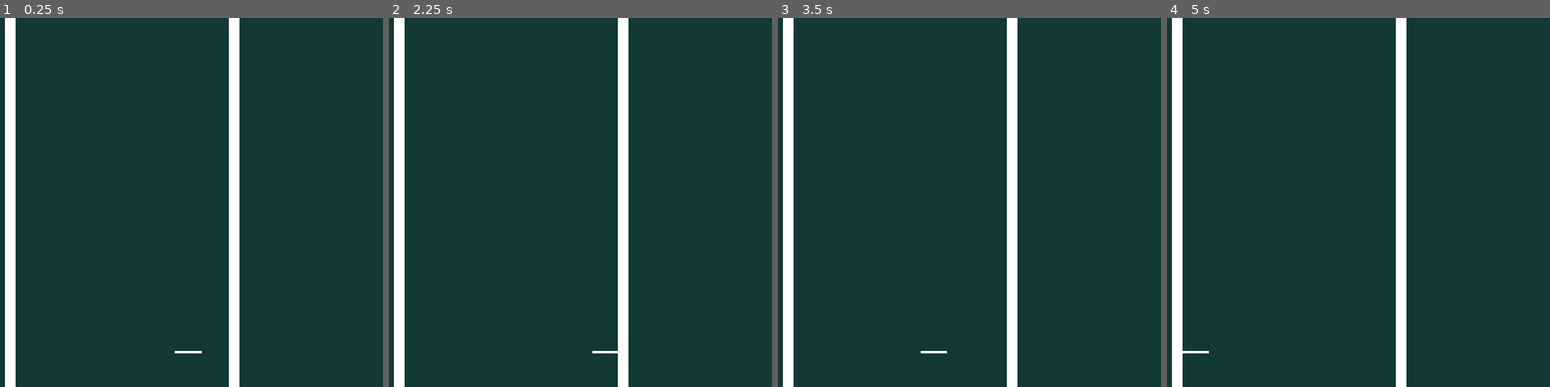
Above: before the commit, frames 1-4 (left to right).
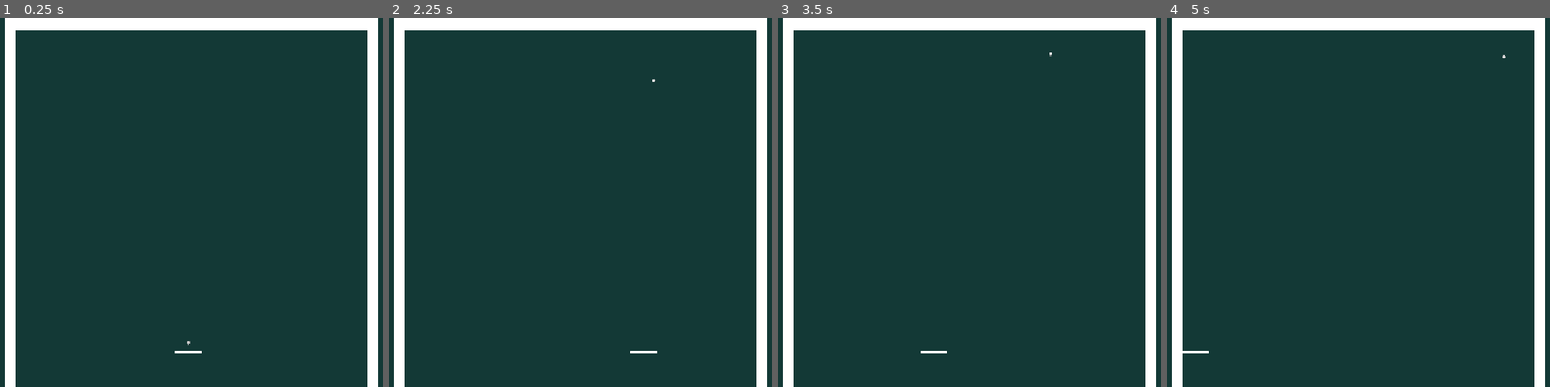
Above: after the commit, the same moments.

Repository: TGlide/breaking
Game: Godot game, scene res://level.tscn
Two runs of this game, one before a commit and one after it. Both use one fixed random seed, a clock stepped at 60 frames per second and the inputs below.
Inputs (mouse positions are in pixels of both pictures, inside the frame that each line leads up to):
- Up to frame 1 (0.25 s): no input
- Up to frame 2 (2.25 s): tap Enter at 0.5, 2 s; move the mouse to (722, 184) at 0.52 s; click (722, 184) at 0.67 s; tap Space at 1.25 s; move the mouse to (446, 220) at 1.27 s; click (446, 220) at 1.42 s; move the mouse to (641, 121) at 2.02 s; click (641, 121) at 2.17 s
- Up to frame 3 (3.5 s): tap Space at 2.75 s; move the mouse to (935, 276) at 2.77 s; click (935, 276) at 2.92 s
- Up to frame 4 (5 s): tap Enter at 3.5 s; move the mouse to (outside the picture) at 3.52 s; click (outside the picture) at 3.67 s; tap Space at 4.25 s; move the mouse to (outside the picture) at 4.27 s; click (outside the picture) at 4.42 s

The runs differ from the first frame. In frame 1, 8.5% of the frame differs, in the area x 4-99%, y 0-100%; in frame 2, 8.5%; in frame 3, 8.5%; in frame 4, 8.5%.

Commit message:
ball with boring bounce

Diff:
--- /dev/null
+++ b/actors/ball.gd
@@ -0,0 +1,9 @@
+extends CharacterBody2D
+class_name Ball
+
+
+func _physics_process(delta: float) -> void:
+	var collision = move_and_collide(velocity * delta)
+	if collision:
+		velocity = velocity.bounce(collision.get_normal())
+	pass
--- /dev/null
+++ b/actors/ball.tscn
@@ -0,0 +1,28 @@
+[gd_scene load_steps=4 format=3 uid="uid://df4fg1swbwr84"]
+
+[ext_resource type="Script" uid="uid://cpp8yvlhswhfk" path="res://actors/ball.gd" id="1_grhaf"]
+[ext_resource type="Texture2D" uid="uid://dhjcta1bvlw20" path="res://assets/ball-grey.png" id="1_xkoe8"]
+
+[sub_resource type="CircleShape2D" id="CircleShape2D_xkoe8"]
+radius = 3.01
+
+[node name="Ball" type="CharacterBody2D"]
+script = ExtResource("1_grhaf")
+
+[node name="TextureRect" type="TextureRect" parent="."]
+anchors_preset = 8
+anchor_left = 0.5
+anchor_top = 0.5
+anchor_right = 0.5
+anchor_bottom = 0.5
+offset_left = -3.0
+offset_top = -3.0
+offset_right = 3.0
+offset_bottom = 3.0
+grow_horizontal = 2
+grow_vertical = 2
+texture = ExtResource("1_xkoe8")
+expand_mode = 1
+
+[node name="CollisionShape2D" type="CollisionShape2D" parent="."]
+shape = SubResource("CircleShape2D_xkoe8")
--- a/actors/paddle.gd
+++ b/actors/paddle.gd
@@ -12,11 +12,13 @@
 	_calculate_boundaries()
 
 func _calculate_boundaries() -> void:
-	var walls = get_tree().get_nodes_in_group("walls")
+	var walls: Array[Node] = get_tree().get_nodes_in_group("walls") as Array[Node]
 
 	if walls.size() >= 2:
 		var wall_positions = []
-		for wall in walls:
+		for w in walls:
+			var wall = w as StaticBody2D
+			if (wall.rotation != 0): continue
 			var wall_collision = wall.get_node("CollisionShape2D")
 			var wall_shape = wall_collision.shape as RectangleShape2D
 			var wall_half_width = wall_shape.size.x / 2
--- /dev/null
+++ b/level.gd
@@ -0,0 +1,20 @@
+extends Node
+class_name Level
+
+@onready var paddle: Paddle = $Paddle
+@onready var ball: Ball = $Ball
+
+var started = false
+
+func _input(event: InputEvent) -> void:
+	var mouse_click = event is InputEventMouseButton and event.is_pressed() and event.button_index == MOUSE_BUTTON_LEFT
+	if mouse_click:
+		started = true
+		ball.velocity.y = -300
+		# change velocity angle randomly
+		ball.velocity = ball.velocity.rotated(deg_to_rad(randf_range(-20, 20)))
+
+func _process(delta: float) -> void:
+	if not started:
+		ball.position.x = paddle.position.x
+		ball.position.y = paddle.position.y - 16
--- a/level.tscn
+++ b/level.tscn
@@ -1,9 +1,12 @@
-[gd_scene load_steps=3 format=3 uid="uid://dbts3cao1euxs"]
+[gd_scene load_steps=5 format=3 uid="uid://dbts3cao1euxs"]
 
+[ext_resource type="Script" uid="uid://ddo2yah3ujd1l" path="res://level.gd" id="1_0b4ue"]
 [ext_resource type="PackedScene" uid="uid://sox0hoiq8hy" path="res://actors/paddle.tscn" id="1_u52ul"]
 [ext_resource type="PackedScene" uid="uid://b37njjhl571y5" path="res://objects/wall.tscn" id="2_vonw3"]
+[ext_resource type="PackedScene" uid="uid://df4fg1swbwr84" path="res://actors/ball.tscn" id="3_oi3di"]
 
 [node name="Level" type="Node"]
+script = ExtResource("1_0b4ue")
 
 [node name="ColorRect" type="ColorRect" parent="."]
 anchors_preset = 15
@@ -20,4 +23,12 @@
 position = Vector2(262, 328)
 
 [node name="Wall2" parent="." instance=ExtResource("2_vonw3")]
-position = Vector2(656, 304)
+position = Vector2(898, 312)
+
+[node name="Wall3" parent="." instance=ExtResource("2_vonw3")]
+position = Vector2(575, 5)
+rotation = 1.57079
+scale = Vector2(-1.46921, 0.515748)
+
+[node name="Ball" parent="." instance=ExtResource("3_oi3di")]
+position = Vector2(592, 536)
Not shown, added: actors/ball.gd.uid
Binary file added: assets/ball-grey.png
Not shown, added: assets/ball-grey.png.import
Not shown, added: level.gd.uid
